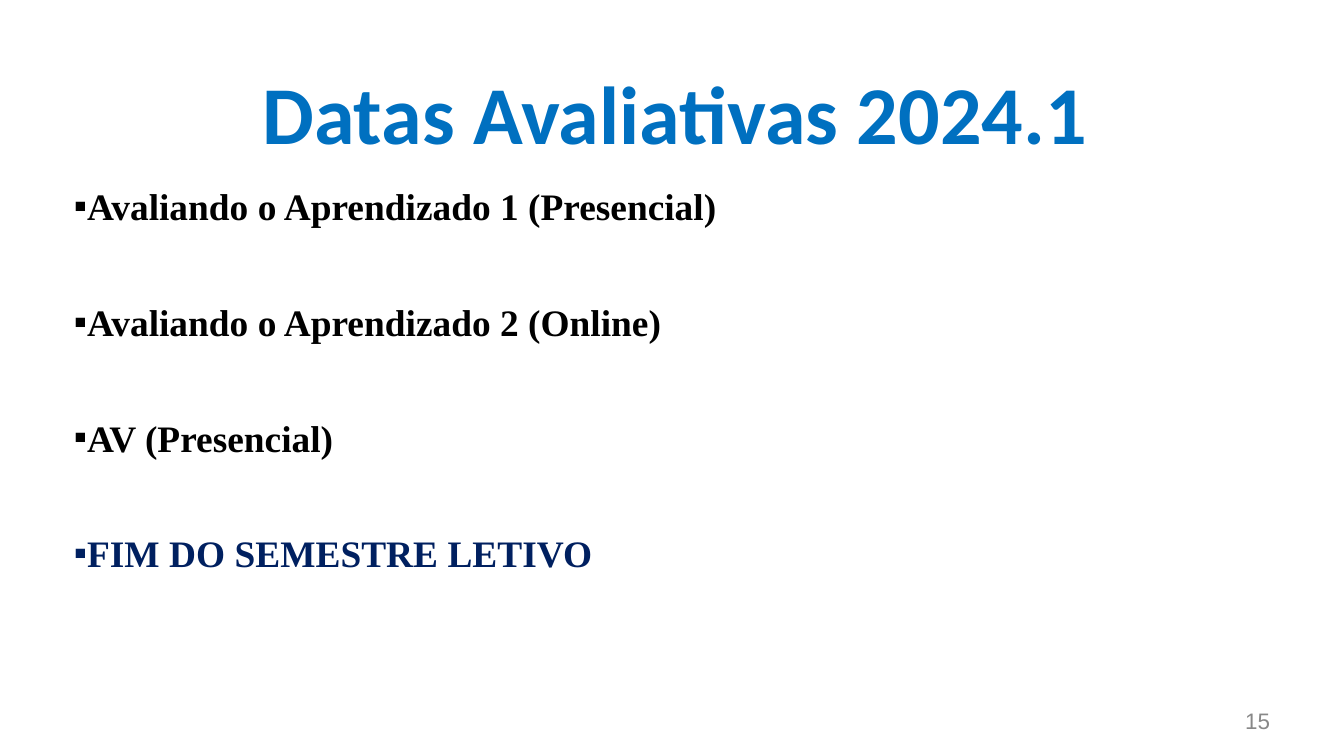
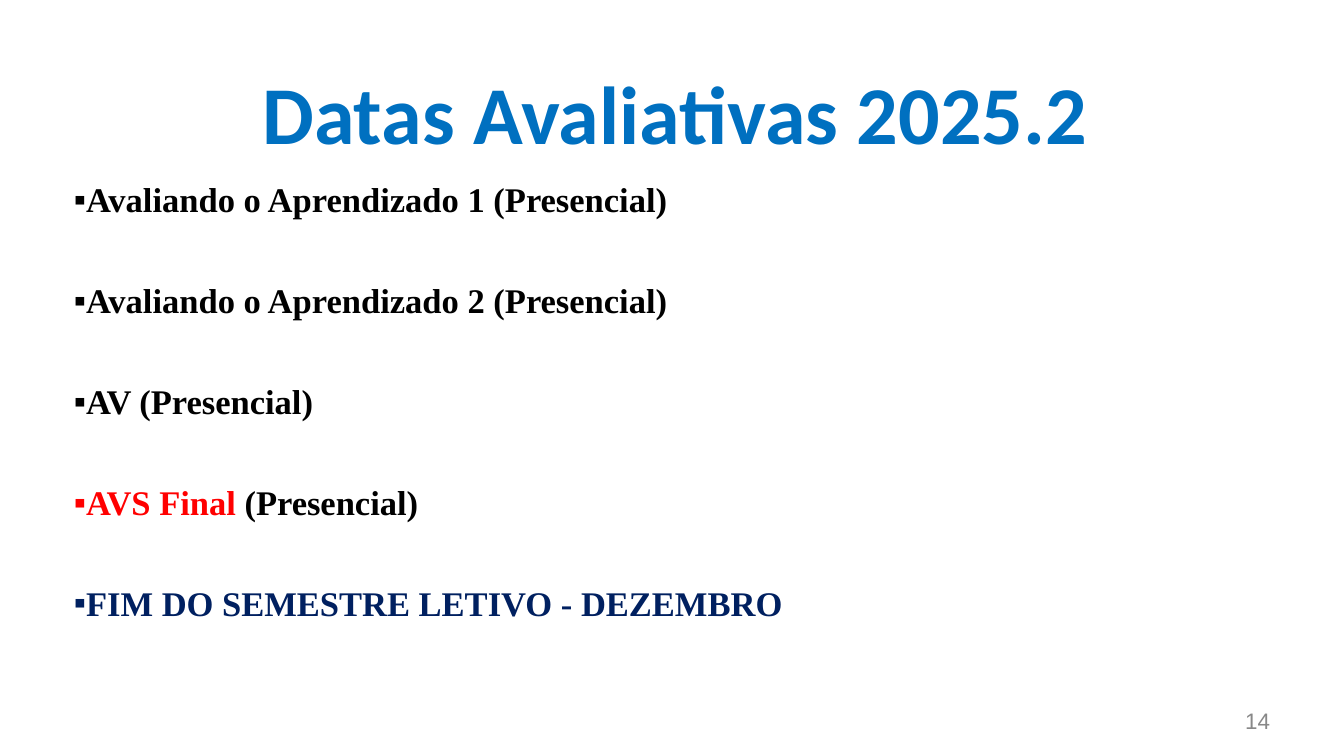
Before and after one commit to CloudEducationBrazil/WydenDesenvolvimentoWebJAVA, a slide deck: slide 14 of Apresentação - Desenvolvimento Java.pptx (slide 15 before the commit). Drawn at 1344x756 pixels with LibreOffice and Linux fonts; fonts in the diff are those of the drawing; background and template pictures are left out. Boxes give left, top, right and bottom in pixels: in the first picture for what was removed or moved away, otherwise in the second. Text is boxed around its words. In the diff, an @@ line names an element or a change of style, - is before the commit and + after.

```diff
--- a/Apresentação - Desenvolvimento Java.pptx
+++ b/Apresentação - Desenvolvimento Java.pptx
@@ title at (x1=263, y1=86, x2=1087, y2=145): text changed @@
-Datas Avaliativas 2024.1
+Datas Avaliativas 2025.2
@@ text at (x1=86, y1=188, x2=667, y2=421): size 20 to 18.5 pt in "Avaliando o Aprendizado 1 (Presencial)", "AV (Presencial)"; line spacing 1 to 0.9 @@
@@ text at (x1=86, y1=289, x2=667, y2=320): text changed; size 20 to 18.5 pt @@
-▪ Avaliando o Aprendizado 2 (Online)
+▪ Avaliando o Aprendizado 2 (Presencial)
@@ text at (x1=86, y1=491, x2=782, y2=617): text changed; size 20 to 18.5 pt @@
-▪ FIM DO SEMESTRE LETIVO
+▪ AVS Final (Presencial)
+▪ FIM DO SEMESTRE LETIVO - DEZEMBRO
@@ page number at (x1=1245, y1=713, x2=1270, y2=729): text changed @@
-15
+14
```
Also in this commit, not shown: 1 other slide changed, 1 slide removed, 1 other file.
